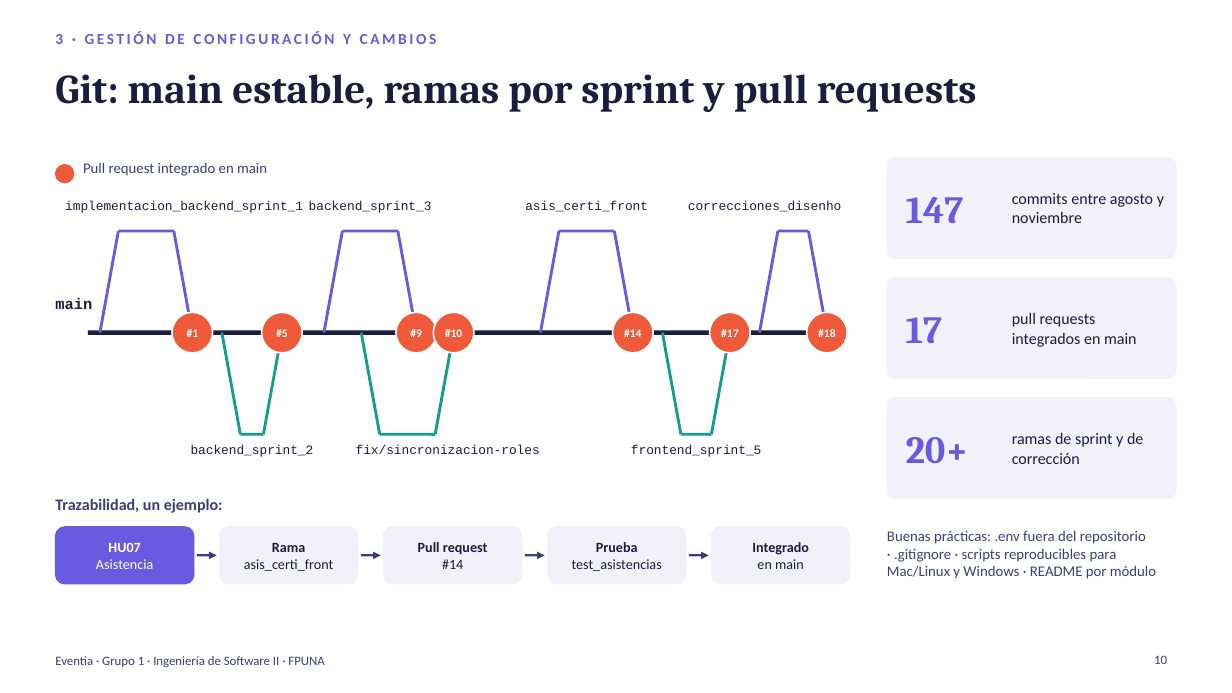
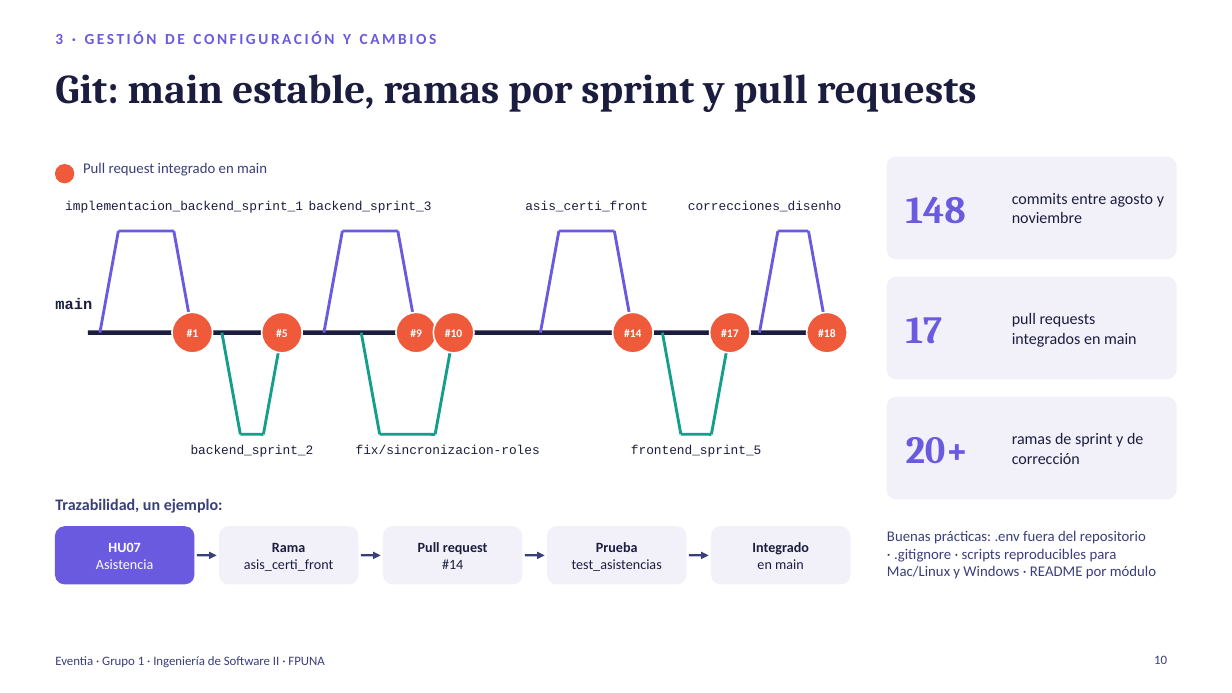
Before and after one commit to TobiasMiranda-FPUNA/Grupo-1-ING.-SOFT-II-Eventia, a slide deck: slide 10 of documentation/presentacion/Eventia_Presentacion.pptx. Drawn at 1232x693 pixels with LibreOffice and Linux fonts; fonts in the diff are those of the drawing. Boxes give left, top, right and bottom in pixels: in the first picture for what was removed or moved away, otherwise in the second. Text is boxed around its words. In the diff, an @@ line names an element or a change of style, - is before the commit and + after.

```diff
--- a/documentation/presentacion/Eventia_Presentacion.pptx
+++ b/documentation/presentacion/Eventia_Presentacion.pptx
@@ text at (x1=906, y1=197, x2=966, y2=223): text changed @@
-147
+148
```
Also in this commit, not shown: 1 other slide changed, 3 other files.
